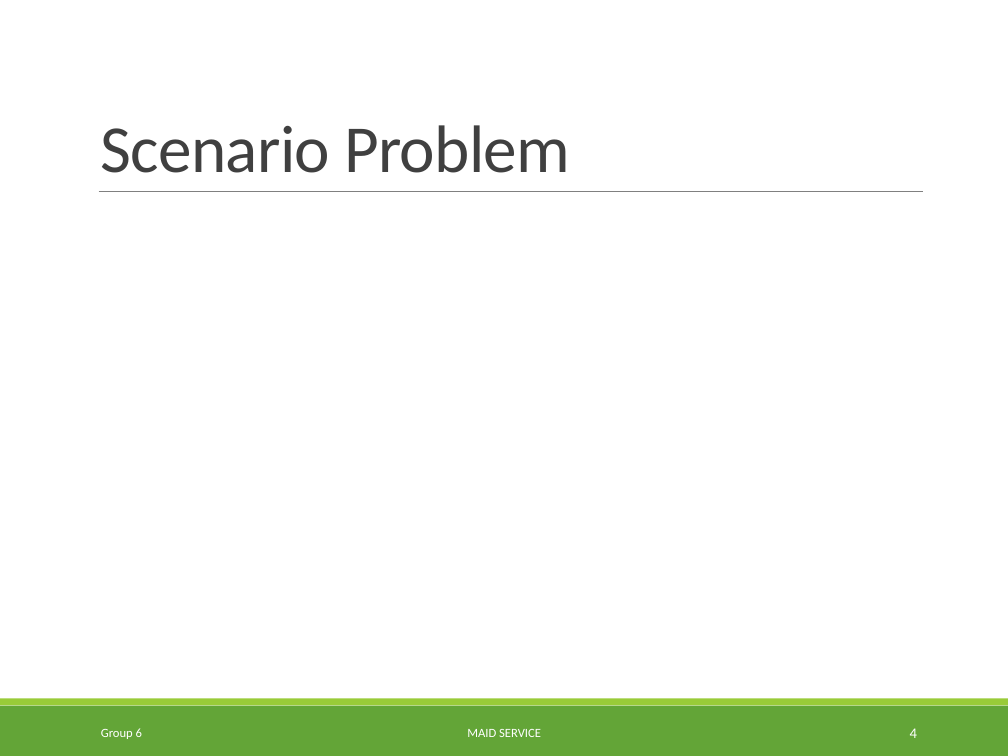
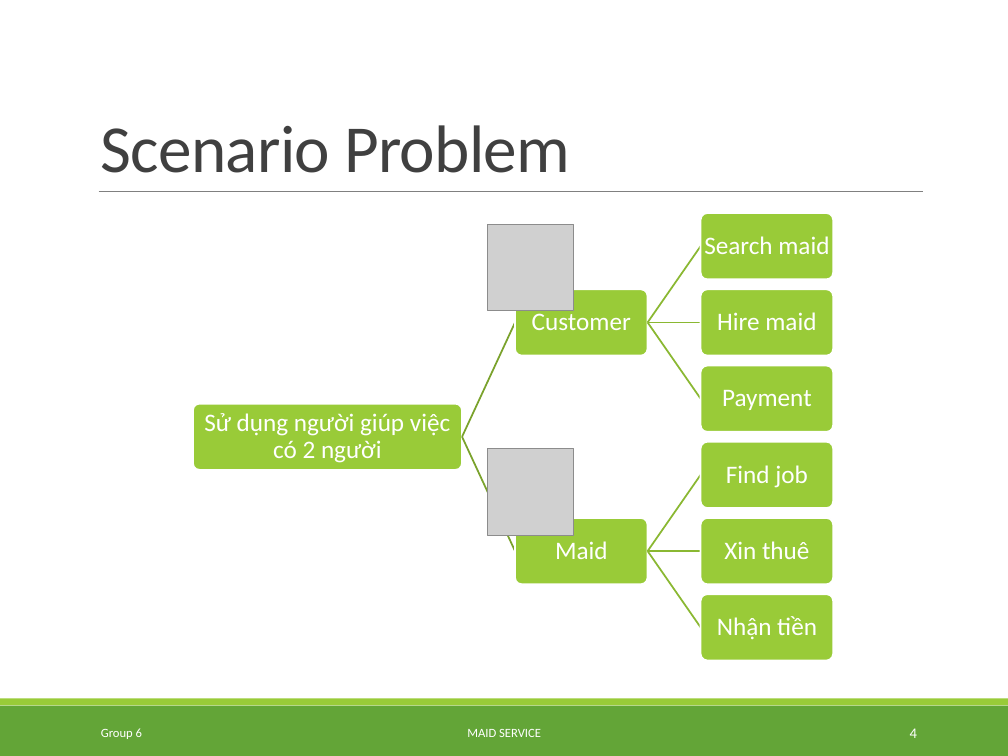
Before and after one commit to TuanBT/ms-website, a slide deck: slide 4 of Presentation/MS_Slide.pptx. Drawn at 1008x756 pixels with LibreOffice and Linux fonts; fonts in the diff are those of the drawing; grey boxes stand for pictures. Boxes give left, top, right and bottom in pixels: in the first picture for what was removed or moved away, otherwise in the second. Text is boxed around its words. In the diff, an @@ line names an element or a change of style, - is before the commit and + after.

```diff
--- a/Presentation/MS_Slide.pptx
+++ b/Presentation/MS_Slide.pptx
@@ picture added at [487, 224, 574, 310] @@
@@ picture added at [487, 449, 574, 535] @@
@@ group added at [193, 213, 834, 661]: 9 rounded rectangles, 9 texts, 8 freeform shapes @@
+Sử dụng người giúp việc có 2 người
+Customer
+Search maid
+Hire maid
+Payment
+Maid
+Find job
+Xin thuê
+Nhận tiền
```
Also in this commit, not shown: 4 other slides changed, 4 other files.
